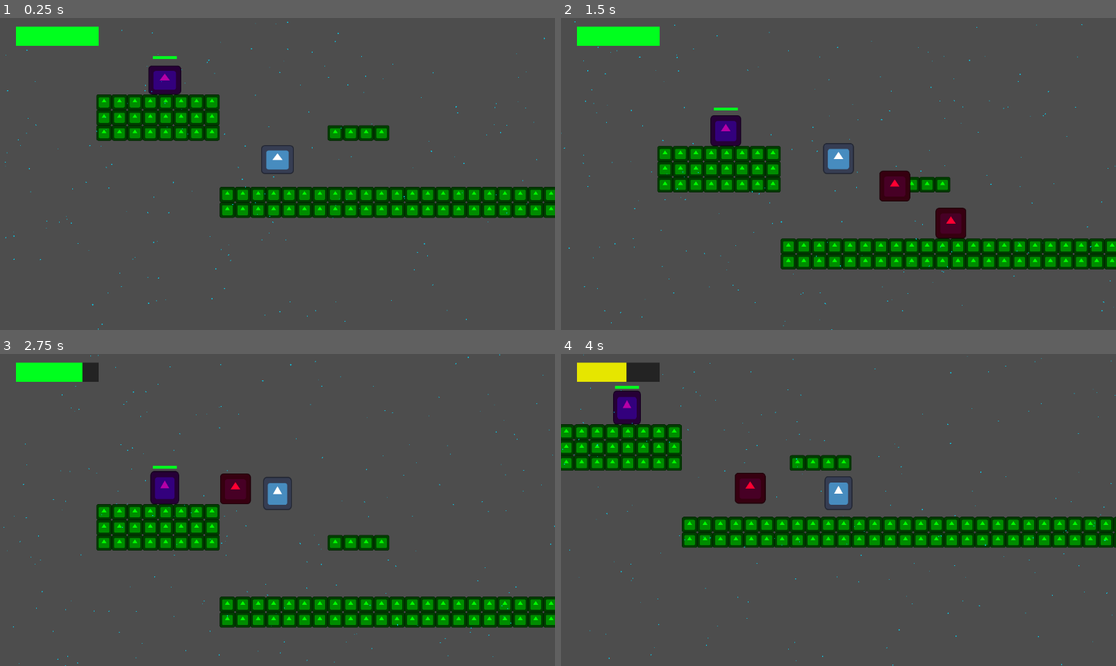
Above: before the commit, frames 1-4 (two rows, left to right).
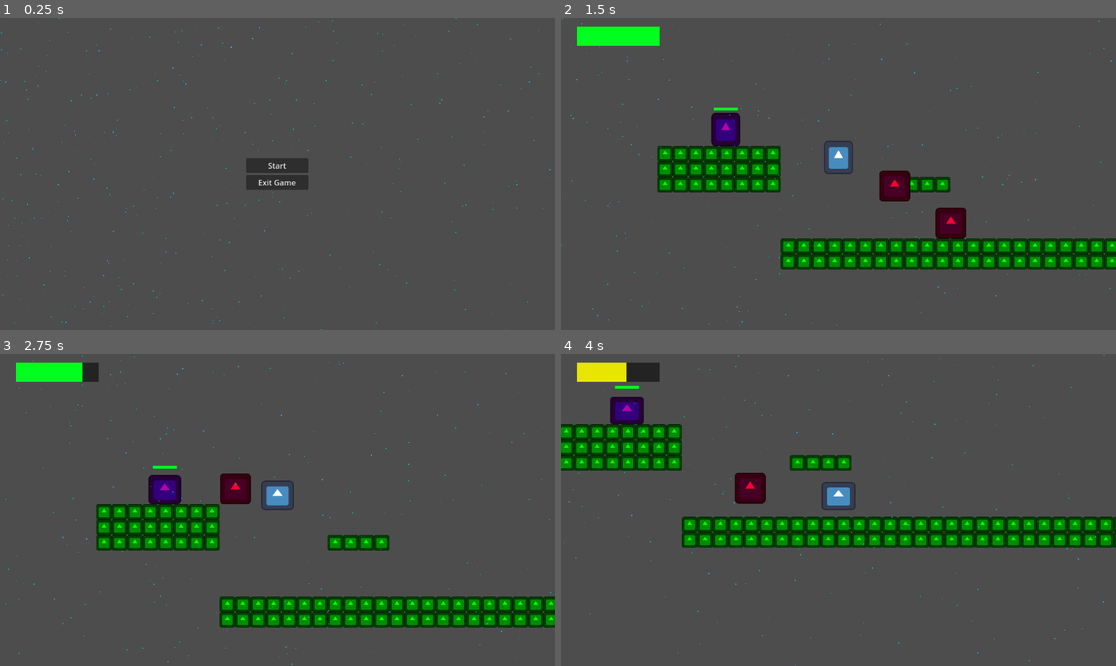
Above: after the commit, the same moments.

Repository: SimonHallefelt/Gun_Platformer
Game: Godot game, scene res://Interfaces/start_menu.tscn
The game is run twice, just before and just after one commit, with the same random seed, the same clock (stepped at 60 frames per second) and the same inputs. Before the commit the project starts from res://Levels/nivå1.tscn. The engine's default icon, where the game draws it, is replaced by a stand-in: a white triangle on a blue panel in a dark square.
Inputs (mouse positions are in pixels of both pictures, inside the frame that each line leads up to):
- Up to frame 1 (0.25 s): no input
- Up to frame 2 (1.5 s): click (838, 164) at 0.5 s, where only the run after the commit has a clickable "Start"; tap Enter (enter) at 1.25, 1.35 s; hold W (up) from 1.28 s (still down)
- Up to frame 3 (2.75 s): keep holding W (up); tap Shift (spring) at 1.52, 2.27 s; tap Enter (enter) at 2.1 s
- Up to frame 4 (4 s): release W (up) at 2.78 s; hold D (höger) 2.78-3.53 s; tap Enter (enter) at 3.05, 3.8 s; hold W (up) from 3.53 s (still down); tap A (vänster) at 3.6 s; tap Shift (spring) at 3.77 s

The runs differ from the first frame. In frame 1, 13% of the frame differs, in the area x 0-100%, y 0-100%; in frame 2, 0.6%; in frame 3, 0.7%; in frame 4, 0.8%.

Commit message:
start_menu implemented

Diff:
--- /dev/null
+++ b/Interfaces/start_menu.gd
@@ -0,0 +1,11 @@
+extends CanvasLayer
+
+var start_level = load("res://Levels/nivå1.tscn")
+
+
+#buttens
+func _on_start_pressed():
+	get_tree().change_scene_to_packed(start_level)
+
+func _on_exit_pressed():
+	get_tree().quit()
--- /dev/null
+++ b/Interfaces/start_menu.tscn
@@ -0,0 +1,41 @@
+[gd_scene load_steps=3 format=3 uid="uid://bl50l0wtk62wa"]
+
+[ext_resource type="Script" path="res://Interfaces/start_menu.gd" id="1_xuhr3"]
+[ext_resource type="PackedScene" uid="uid://dcajrjx21cd5b" path="res://screen_particle_effect_1.tscn" id="2_jrd61"]
+
+[node name="start_menu" type="CanvasLayer"]
+script = ExtResource("1_xuhr3")
+
+[node name="screen_particle_effect_1" parent="." instance=ExtResource("2_jrd61")]
+
+[node name="Control" type="Control" parent="."]
+layout_mode = 3
+anchors_preset = 15
+anchor_right = 1.0
+anchor_bottom = 1.0
+grow_horizontal = 2
+grow_vertical = 2
+
+[node name="CenterContainer" type="CenterContainer" parent="Control"]
+layout_mode = 1
+anchors_preset = 15
+anchor_right = 1.0
+anchor_bottom = 1.0
+grow_horizontal = 2
+grow_vertical = 2
+
+[node name="VBoxContainer" type="VBoxContainer" parent="Control/CenterContainer"]
+layout_mode = 2
+
+[node name="start" type="Button" parent="Control/CenterContainer/VBoxContainer"]
+layout_mode = 2
+text = "          Start          "
+expand_icon = true
+
+[node name="exit" type="Button" parent="Control/CenterContainer/VBoxContainer"]
+layout_mode = 2
+text = "Exit Game
+"
+
+[connection signal="pressed" from="Control/CenterContainer/VBoxContainer/start" to="." method="_on_start_pressed"]
+[connection signal="pressed" from="Control/CenterContainer/VBoxContainer/exit" to="." method="_on_exit_pressed"]
--- a/project.godot
+++ b/project.godot
@@ -11,7 +11,7 @@
 [application]
 
 config/name="GunPlatformer"
-run/main_scene="res://Levels/nivå1.tscn"
+run/main_scene="res://Interfaces/start_menu.tscn"
 config/features=PackedStringArray("4.1", "Forward Plus")
 config/icon="res://Assets/icon.svg"
 
